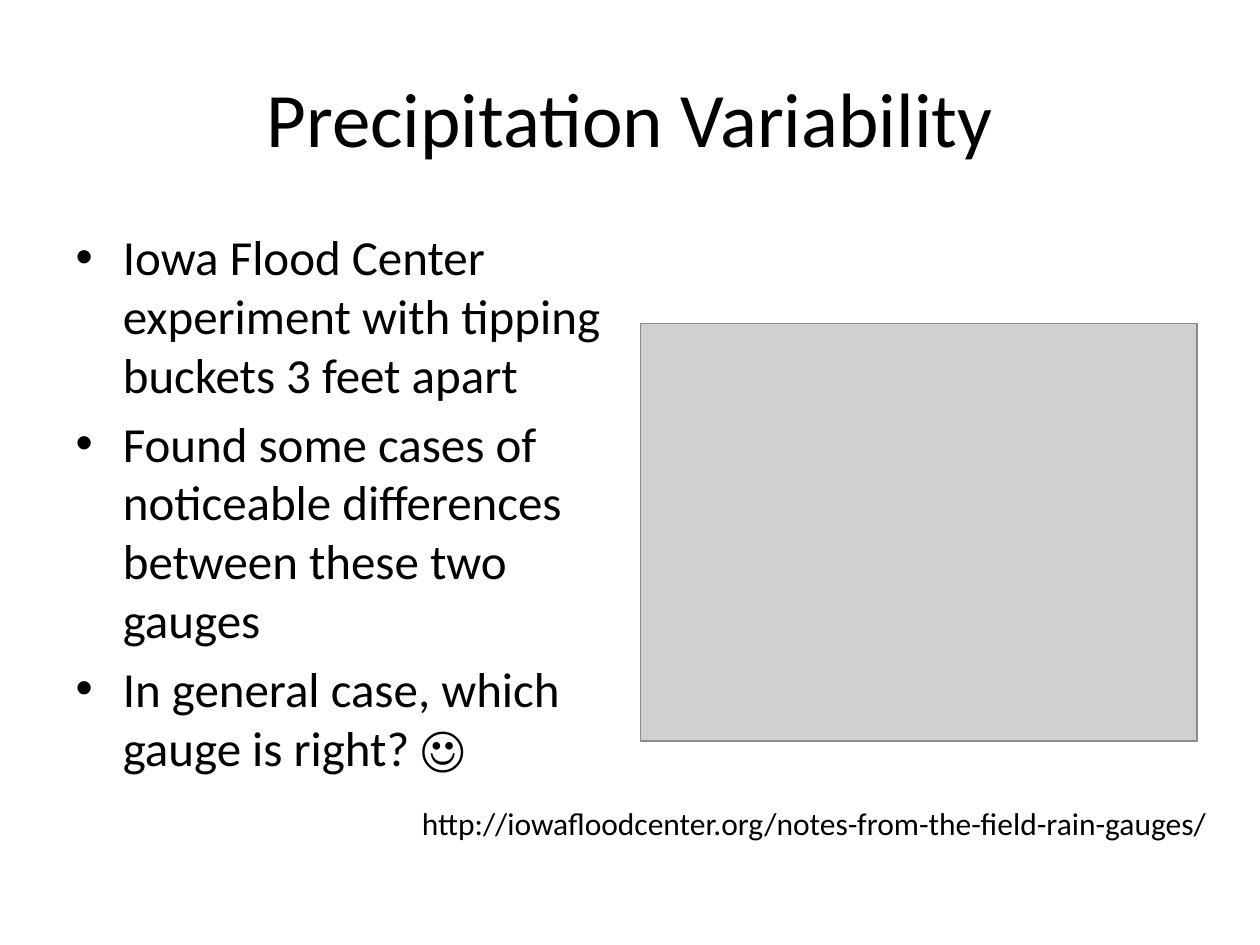
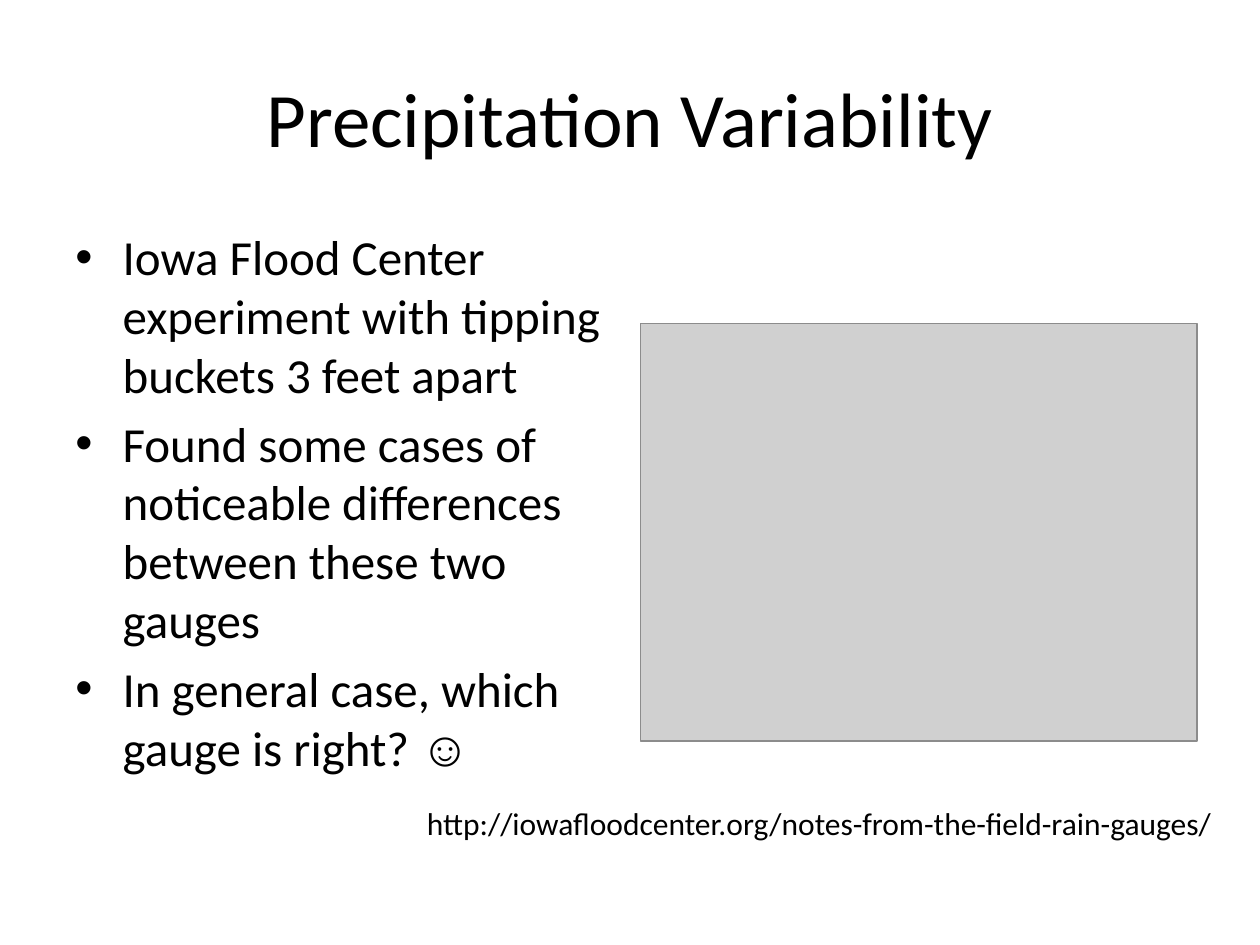
Before and after one commit to akrherz/akrherz, a slide deck: slide 9 of presentations/260825_agron2790/iem.pptx. Drawn at 1260x945 pixels with LibreOffice and Linux fonts; fonts in the diff are those of the drawing; grey boxes stand for pictures. Boxes give left, top, right and bottom in pixels: in the first picture for what was removed or moved away, otherwise in the second. Text is boxed around its words. In the diff, an @@ line names an element or a change of style, - is before the commit and + after.

```diff
--- a/presentations/260825_agron2790/iem.pptx
+++ b/presentations/260825_agron2790/iem.pptx
@@ text "Iowa Flood Center experiment with ..." at (123, 241, 600, 775): font Calibri to Arial in "☺"; indent changed @@
@@ text "http://iowafloodcenter.org/notes-from-the-field-rain-gauges/": place and size @@
-text "http://iowafloodcenter.org/notes-from-the-field-rain-gauges/" at (422, 813, 1206, 841)
+text "http://iowafloodcenter.org/notes-from-the-field-rain-gauges/" at (427, 813, 1211, 841)
```
Also in this commit, not shown: 32 other slides changed.
